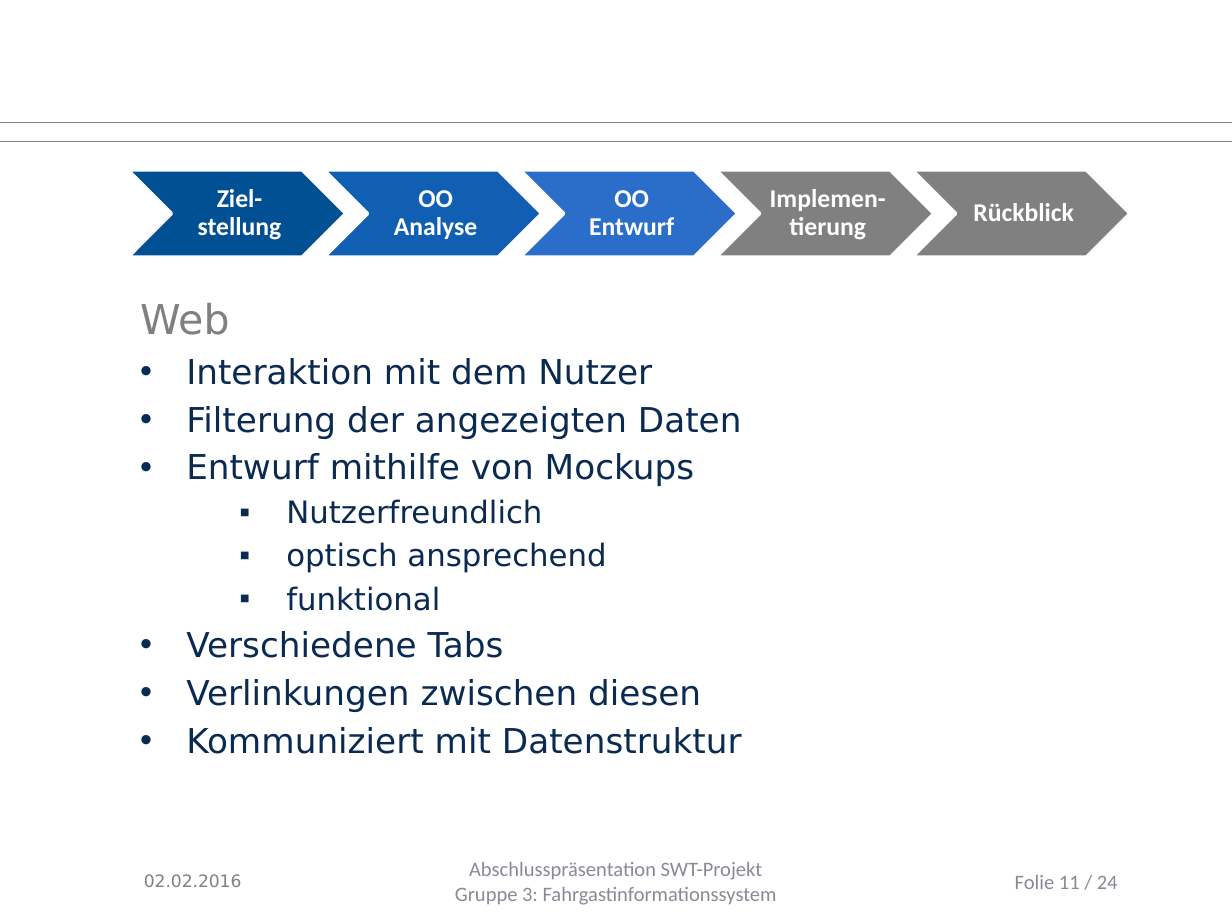
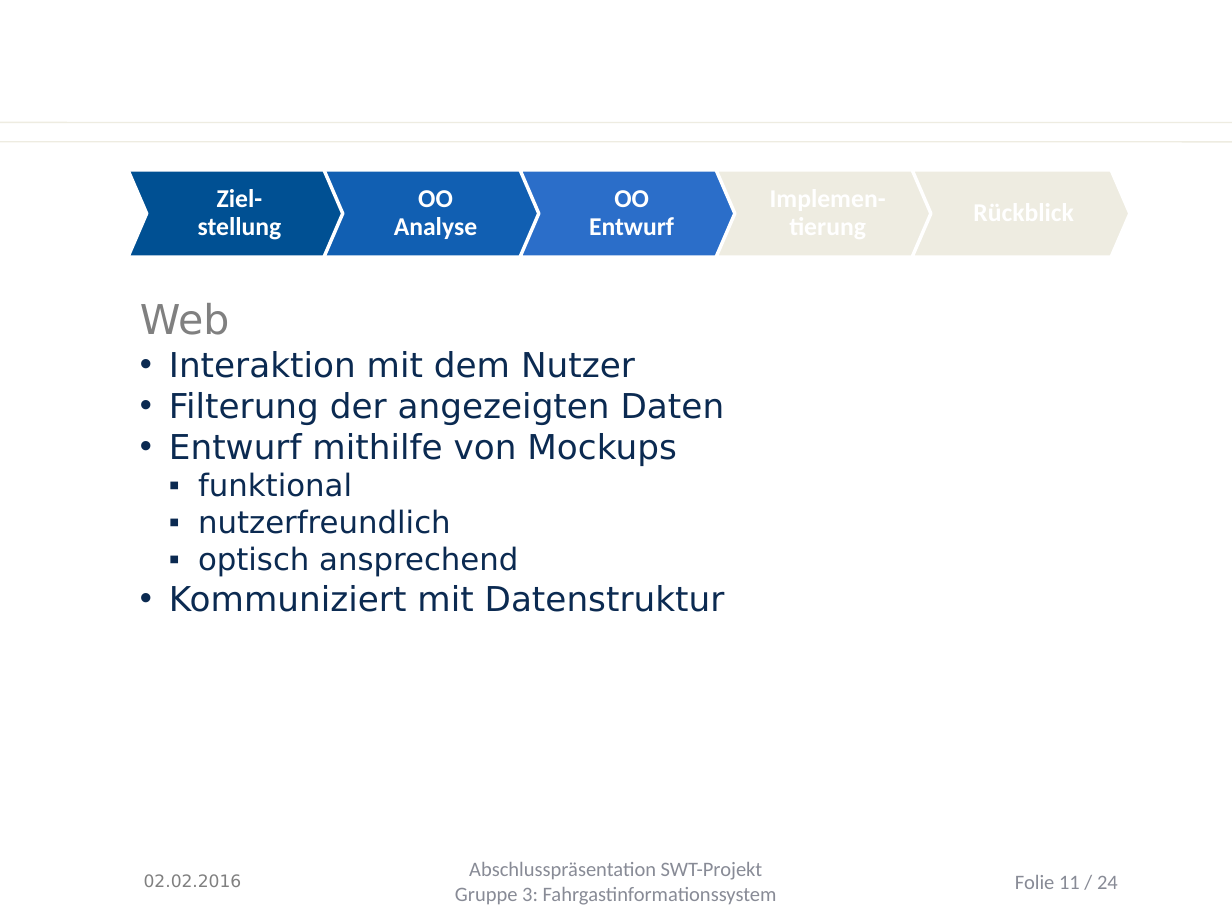
Before and after one commit to Juu98/fahrgastinformationssystem, a slide deck: slide 11 of organisation/Endpräsentation/abschlusspraesentation.pptx. Drawn at 1232x924 pixels with LibreOffice and Linux fonts; fonts in the diff are those of the drawing; background and template pictures are left out. Boxes give left, top, right and bottom in pixels: in the first picture for what was removed or moved away, otherwise in the second. Text is boxed around its words. In the diff, an @@ line names an element or a change of style, - is before the commit and + after.

```diff
--- a/organisation/Endpräsentation/abschlusspraesentation.pptx
+++ b/organisation/Endpräsentation/abschlusspraesentation.pptx
@@ line (0, 122) - (1232, 122): stroke #808080 0.75 pt to #EEECE1 0.74 pt @@
@@ line (0, 142) - (1232, 142): stroke #808080 0.75 pt to #EEECE1 0.74 pt @@
@@ outline #FFFFFF 2 pt to #FFFFFF 2.01 pt; proportions changed in 3 elements at (x1=128, y1=170, x2=346, y2=257), (x1=324, y1=170, x2=542, y2=257), (x1=520, y1=170, x2=738, y2=257) @@
@@ chevron at (x1=716, y1=170, x2=934, y2=257): fill #808080 to #EEECE1; outline #FFFFFF 2 pt to #FFFFFF 2.01 pt; proportions changed @@
@@ chevron at (x1=912, y1=170, x2=1130, y2=257): fill #808080 to #EEECE1; outline #FFFFFF 2 pt to #FFFFFF 2.01 pt; proportions changed @@
@@ text at (x1=169, y1=351, x2=725, y2=612): indent changed; less space between paragraphs @@
@@ text at (x1=198, y1=472, x2=451, y2=534): text changed @@
-  ▪ Nutzerfreundlich
+  ▪ funktional
+  ▪ nutzerfreundlich
@@ text at (x1=186, y1=586, x2=701, y2=712): paragraphs removed @@
-  ▪ funktional
-• Verschiedene Tabs
-• Verlinkungen zwischen diesen
```
Also in this commit, not shown: 22 other slides changed, 1 slide removed.
